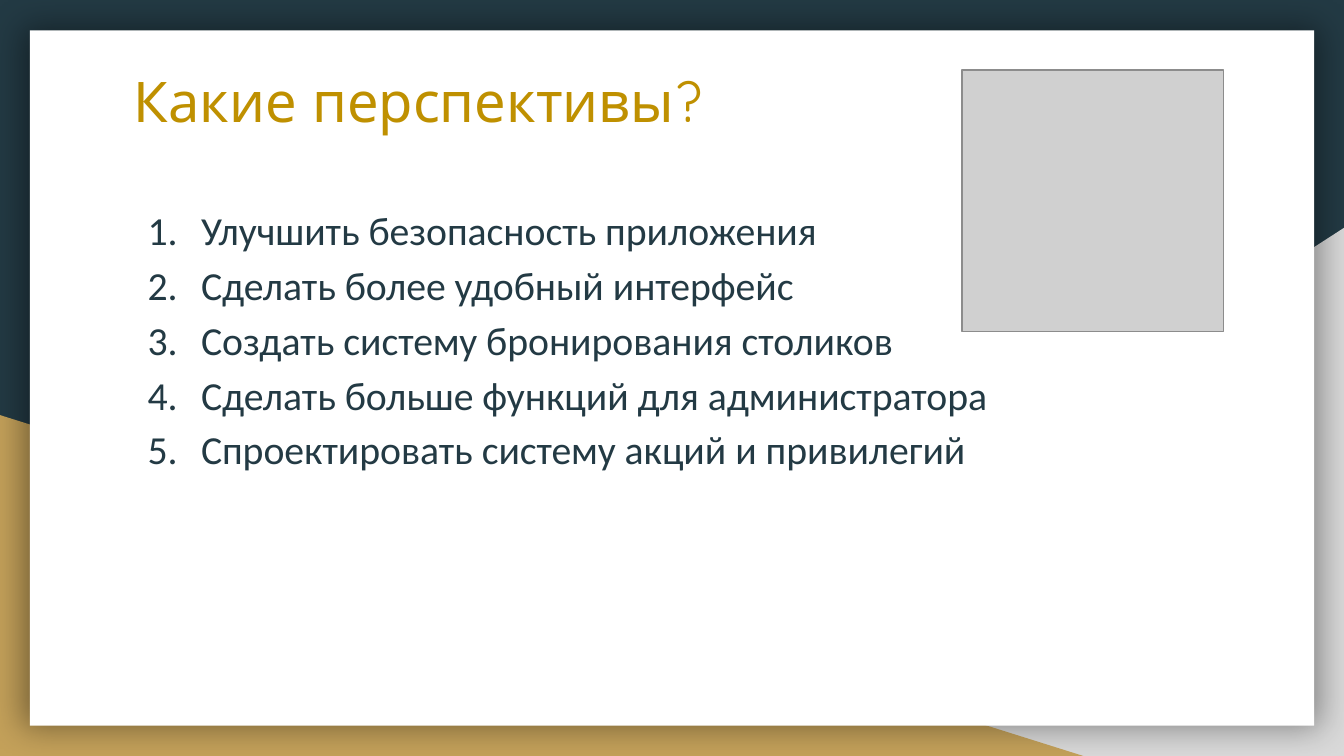
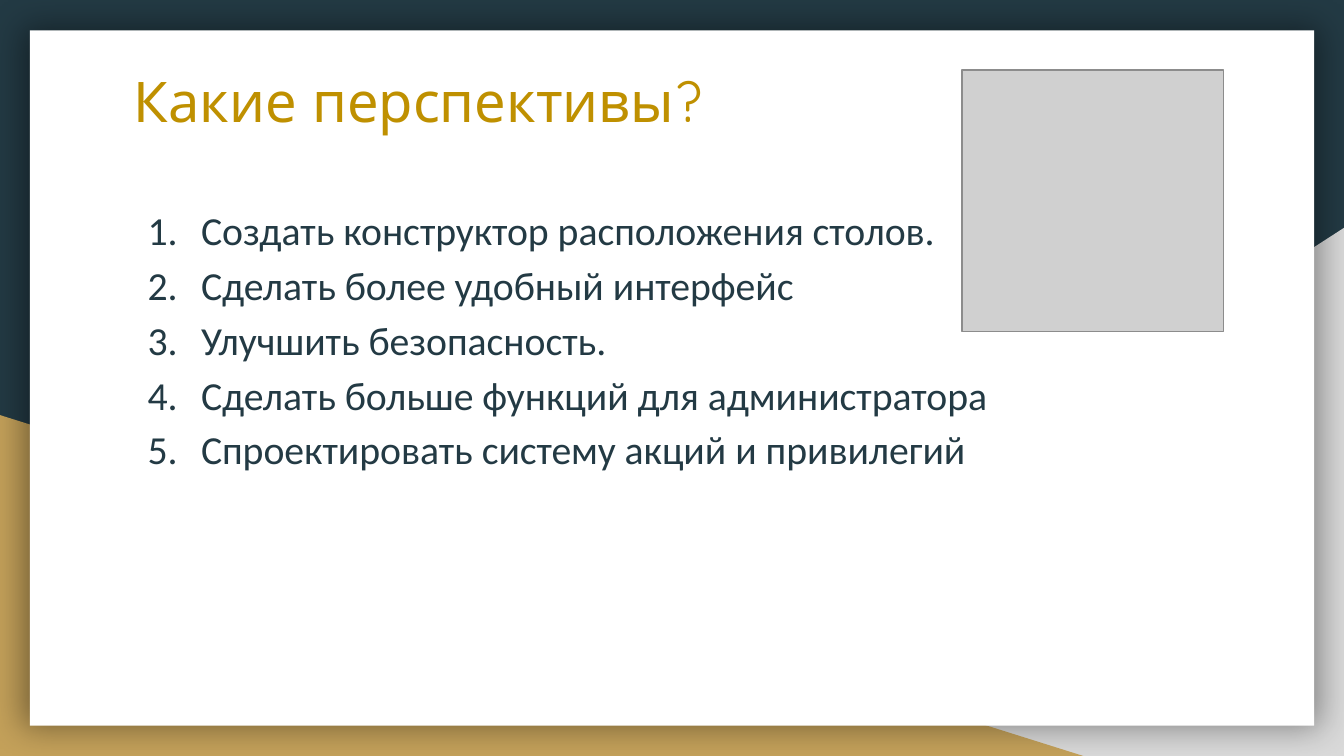
Before and after one commit to BestBotsInDaWorld/dining-room, a slide deck: slide 9 of Presentation.pptx. Drawn at 1344x756 pixels with LibreOffice and Linux fonts; fonts in the diff are those of the drawing; grey boxes stand for pictures. Boxes give left, top, right and bottom in pixels: in the first picture for what was removed or moved away, otherwise in the second. Text is boxed around its words. In the diff, an @@ line names an element or a change of style, - is before the commit and + after.

```diff
--- a/Presentation.pptx
+++ b/Presentation.pptx
@@ text at (201,219,935,252): text changed @@
-1. Улучшить безопасность приложения
+1. Создать конструктор расположения столов.
@@ text at (201,328,607,362): text changed @@
-3. Создать систему бронирования столиков
+3. Улучшить безопасность.
```
Also in this commit, not shown: 1 other slide changed.
